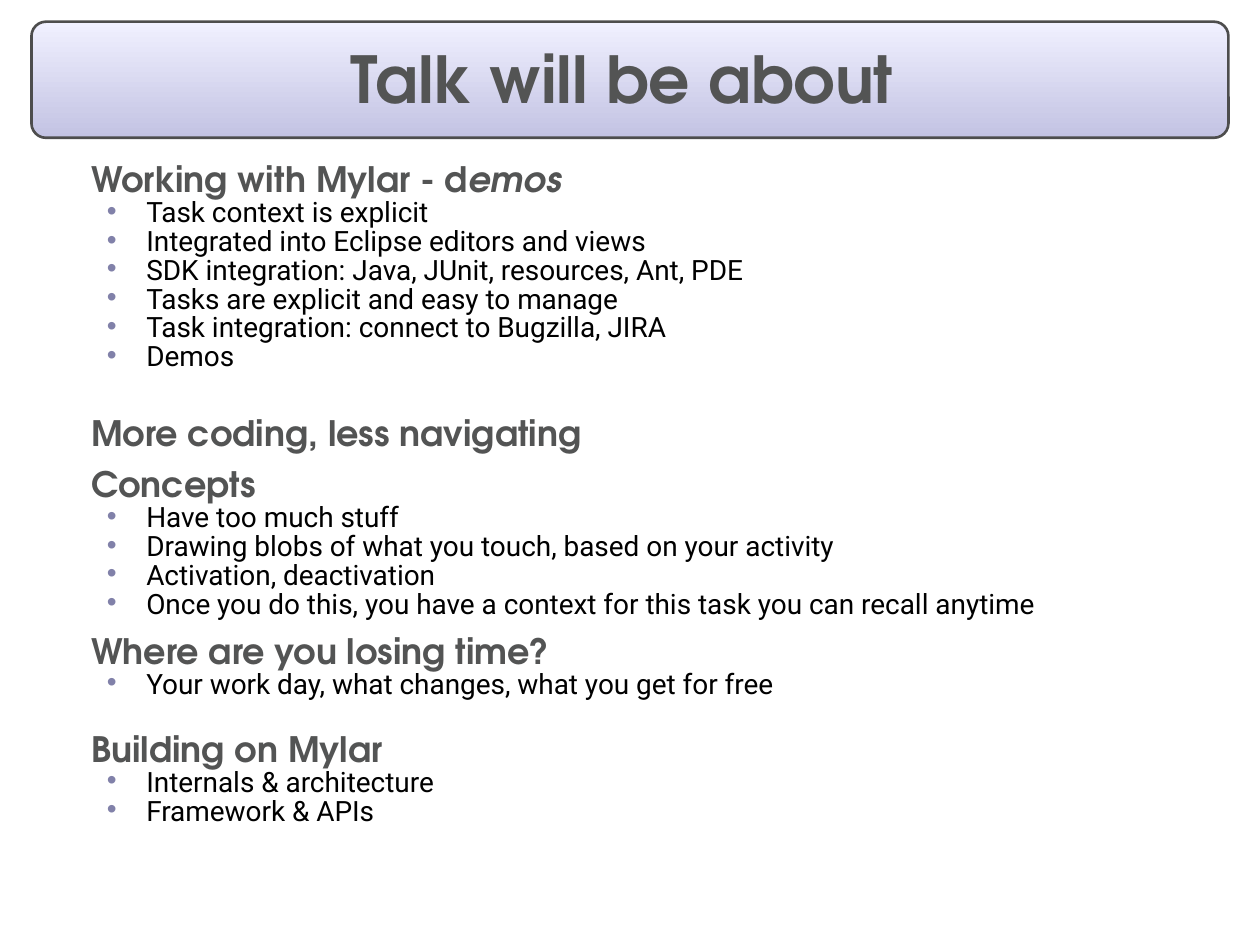
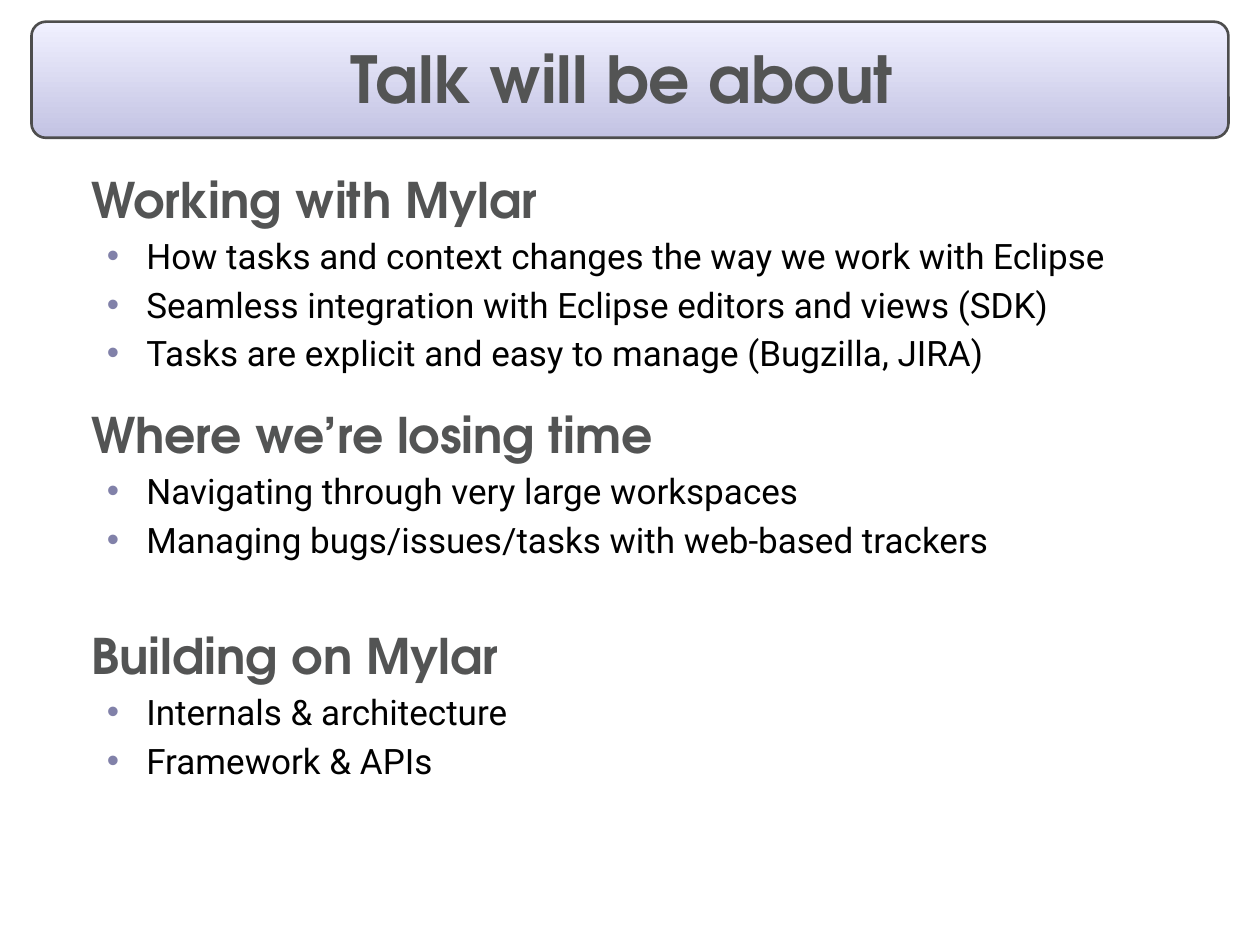
Before and after one commit to eclipse-mylyn/mylyn-website, a slide deck: slide 4 of publications/2006-03-mylar-eclipsecon.ppt. Drawn at 1260x945 pixels with LibreOffice and Linux fonts; fonts in the diff are those of the drawing. Boxes give left, top, right and bottom in pixels: in the first picture for what was removed or moved away, otherwise in the second. Text is boxed around its words. In the diff, an @@ line names an element or a change of style, - is before the commit and + after.

Commit message:
Progress on: prepare eclipsecon talk and slides

```diff
--- a/publications/2006-03-mylar-eclipsecon.ppt
+++ b/publications/2006-03-mylar-eclipsecon.ppt
@@ text at bbox=[91, 180, 1104, 561]: text changed; size 16 to 20 pt @@
-  Working with Mylar - demos
-  • Task context is explicit
-  • Integrated into Eclipse editors and views
-  • SDK integration: Java, JUnit, resources, Ant, PDE
-  • Tasks are explicit and easy to manage
-  • Task integration: connect to Bugzilla, JIRA
-  • Demos
-  More coding, less navigating
-  Concepts
-  • Have too much stuff
-  • Drawing blobs of what you touch, based on your activity
-  • Activation, deactivation
-  • Once you do this, you have a context for this task you can recall anytime
-  Where are you losing time?
-  • Your work day, what changes, what you get for free
+  Working with Mylar
+  • How tasks and context changes the way we work with Eclipse
+  • Seamless integration with Eclipse editors and views (SDK)
+  • Tasks are explicit and easy to manage (Bugzilla, JIRA)
+  Where we’re losing time
+  • Navigating through very large workspaces
+  • Managing bugs/issues/tasks with web-based trackers
@@ text at bbox=[91, 636, 507, 775]: size 20 to 28 pt in "Building on Mylar"; size 16 to 20 pt in "Internals & architecture", "Framework & APIs"; line spacing 0.7 to 1; more space between paragraphs @@
```
Also in this commit, not shown: 8 other slides changed, 9 slides added, 8 slides removed, 1 other file.
